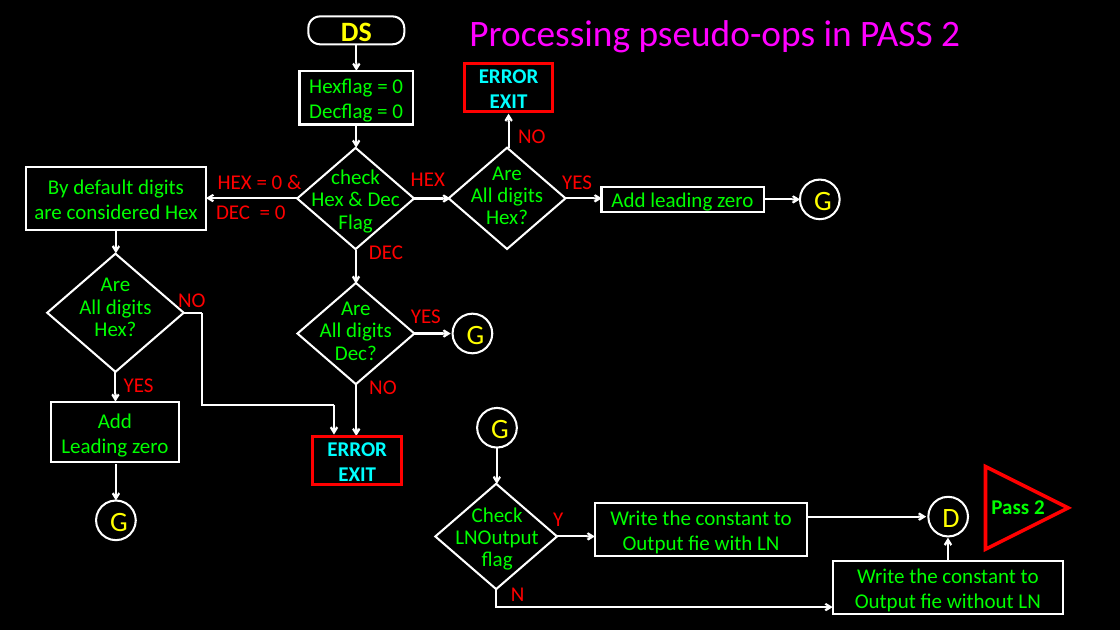
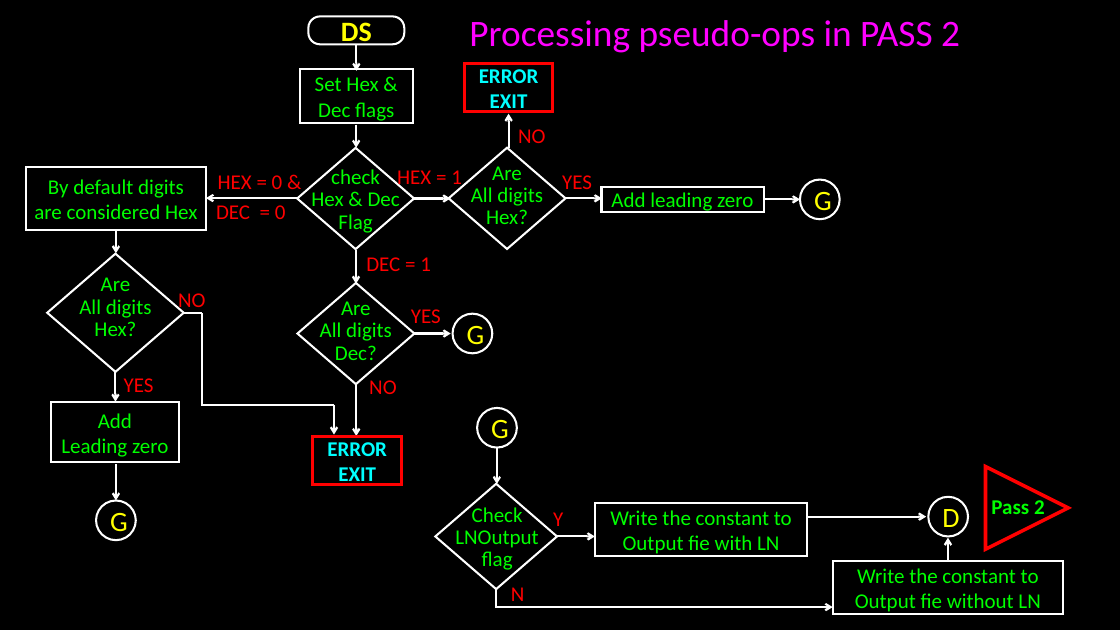
Before and after one commit to bondeabhijeet/8085, a slide deck: slide 24 of Pass 1 8085.pptx (slide 21 before the commit). Drawn at 1120x630 pixels with LibreOffice and Linux fonts; fonts in the diff are those of the drawing. Boxes give left, top, right and bottom in pixels: in the first picture for what was removed or moved away, otherwise in the second. Text is boxed around its words. In the diff, an @@ line names an element or a change of style, - is before the commit and + after.

```diff
--- a/Pass 1 8085.pptx
+++ b/Pass 1 8085.pptx
@@ text in rectangle at (315, 77, 394, 123): text changed @@
-Hexflag = 0
-Decflag = 0
+Set Hex & Dec flags
@@ text at (397, 170, 462, 190): text changed @@
-HEX
+HEX = 1
@@ text at (366, 257, 431, 271): text changed @@
-DEC
+DEC = 1
```
Also in this commit, not shown: 5 other slides changed, 3 slides added, 1 other file.
